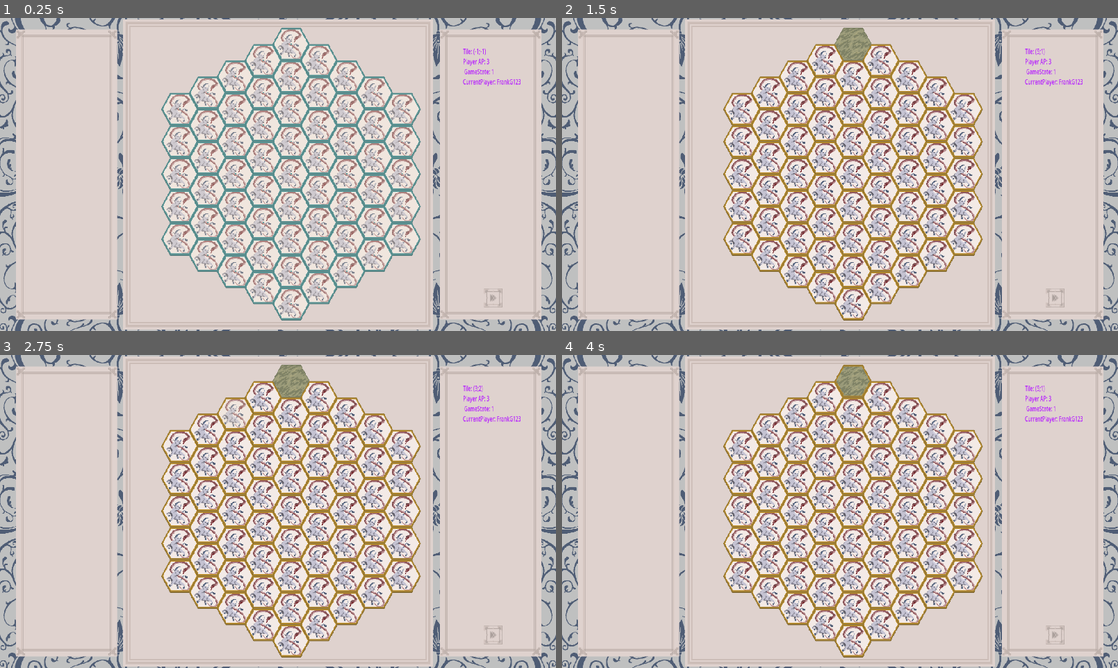
Above: before the commit, frames 1-4 (two rows, left to right).
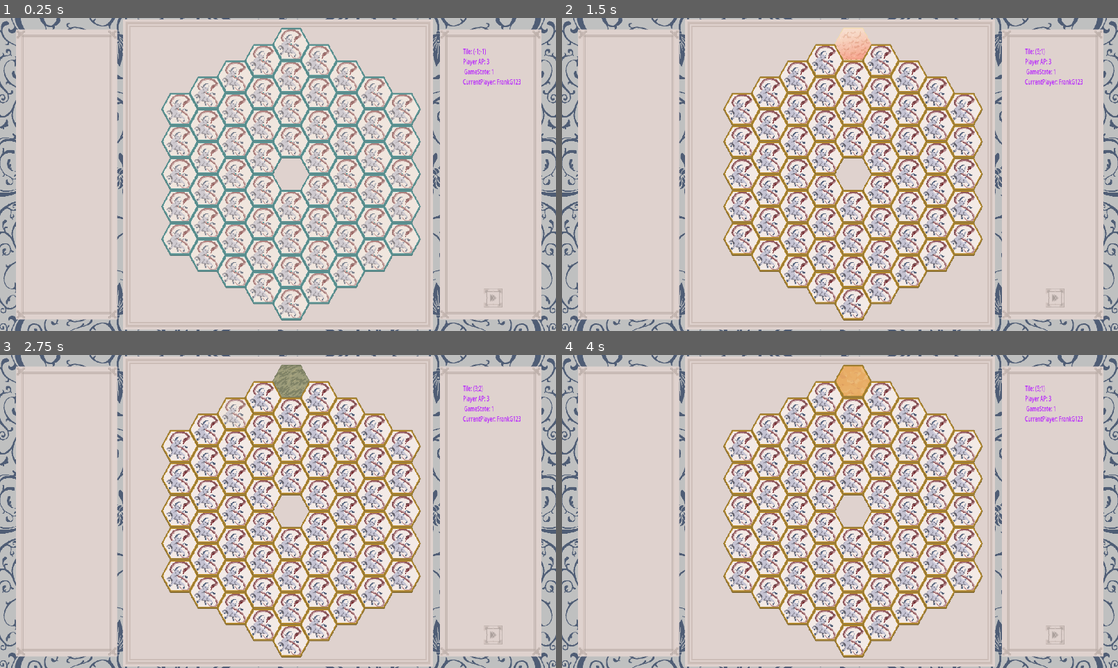
Above: after the commit, the same moments.

Repository: jy4be/gamejam-2025
Game: Godot game, scene res://root.tscn
The game is run twice, just before and just after one commit, with the same random seed, the same clock (stepped at 60 frames per second) and the same inputs.
Inputs (mouse positions are in pixels of both pictures, inside the frame that each line leads up to):
- Up to frame 1 (0.25 s): no input
- Up to frame 2 (1.5 s): click (1056, 296) at 0.5 s; tap Enter at 1.25 s; move the mouse to (851, 43) at 1.27 s; hold D from 1.28 s (still down); hold E from 1.28 s (still down); click (851, 43) at 1.42 s
- Up to frame 3 (2.75 s): move the mouse to (233, 414) at 2.02 s; release D at 2.03 s; release E at 2.03 s; hold A from 2.03 s (still down); tap E at 2.1 s; click (233, 414) at 2.17 s
- Up to frame 4 (4 s): tap Space at 2.75 s; move the mouse to (851, 380) at 2.77 s; release A at 2.78 s; hold E 2.78-3.53 s; hold D from 2.78 s (still down); click (851, 380) at 2.92 s; tap E at 3.6 s; click (851, 380) at 3.67 s

The runs differ from the first frame. In frame 1, 0.2% of the frame differs, in the area x 49-56%, y 44-55%; in frame 2, 0.8%, in the area x 49-56%, y 3-55%; in frame 3, 0.2%; in frame 4, 0.7%.

Commit message:
Fujigon & Map (Teil 1)

Diff:
--- a/Scripts/GlobalVariables.gd
+++ b/Scripts/GlobalVariables.gd
@@ -6,20 +6,21 @@
 var currentPlayer: Player = null
 
 
-#var Effects : Dictionary = {
-	#EffectDummy : 20,
-	#EffectBaseAttack : 10,
-	##EffectBlume : 6,
-	#EffectHeal : 6,
-	#EffectMaprefresh : 2,
-	#EffectIncrementActionPoints : 4,
-	#EffectIncrementUnit : 4,
-	##EffectShot: 2,
-	#EffectTeleport: 4,
-	#EffectBogen:10
-	#}
+var Effects : Dictionary = {
+	EffectDummy : 10,
+	EffectBaseAttack : 10,
+	EffectBlume : 6,
+	EffectHeal : 6,
+	EffectMaprefresh : 2,
+	EffectIncrementActionPoints : 4,
+	EffectIncrementUnit : 4,
+	EffectShot: 2,
+	EffectTeleport: 4,
+	EffectBogen:10,
+	EffectFireBall : 4,
+	}
 
 #DEBUG
-var Effects : Dictionary = {
-	EffectFireBall : 100,
-	}
+#var Effects : Dictionary = {
+	#EffectFireBall : 100,
+	#}
--- a/Scripts/map.gd
+++ b/Scripts/map.gd
@@ -34,8 +34,14 @@
 		for temp in range(GlobalVariables.Effects[key]):
 			tilePool.append(key)
 
+	print("TilePool size",tilePool.size())
 	for yPos in range(mapSize.y):
 		for xPos in range(mapSize.x):
+			if yPos == 0.5 *mapSize.y && xPos == 0.5 *mapSize.x:
+				# Fujigon
+				mapBuffer.append(null)
+				continue
+
 			if getDistance(Vector2i(xPos,yPos),Vector2i(mapSize.x/2,mapSize.y/2)) < size:
 				var instance:Tile = createTile(tilePool)
 
@@ -48,6 +54,7 @@
 				mapBuffer.append(instance)
 			else:
 				mapBuffer.append(null)
+	print("TilePool size after generate",tilePool.size())
 
 func getRelativeTile(origin: Vector2i, dir: DIRECTIONS):
 	match dir:
